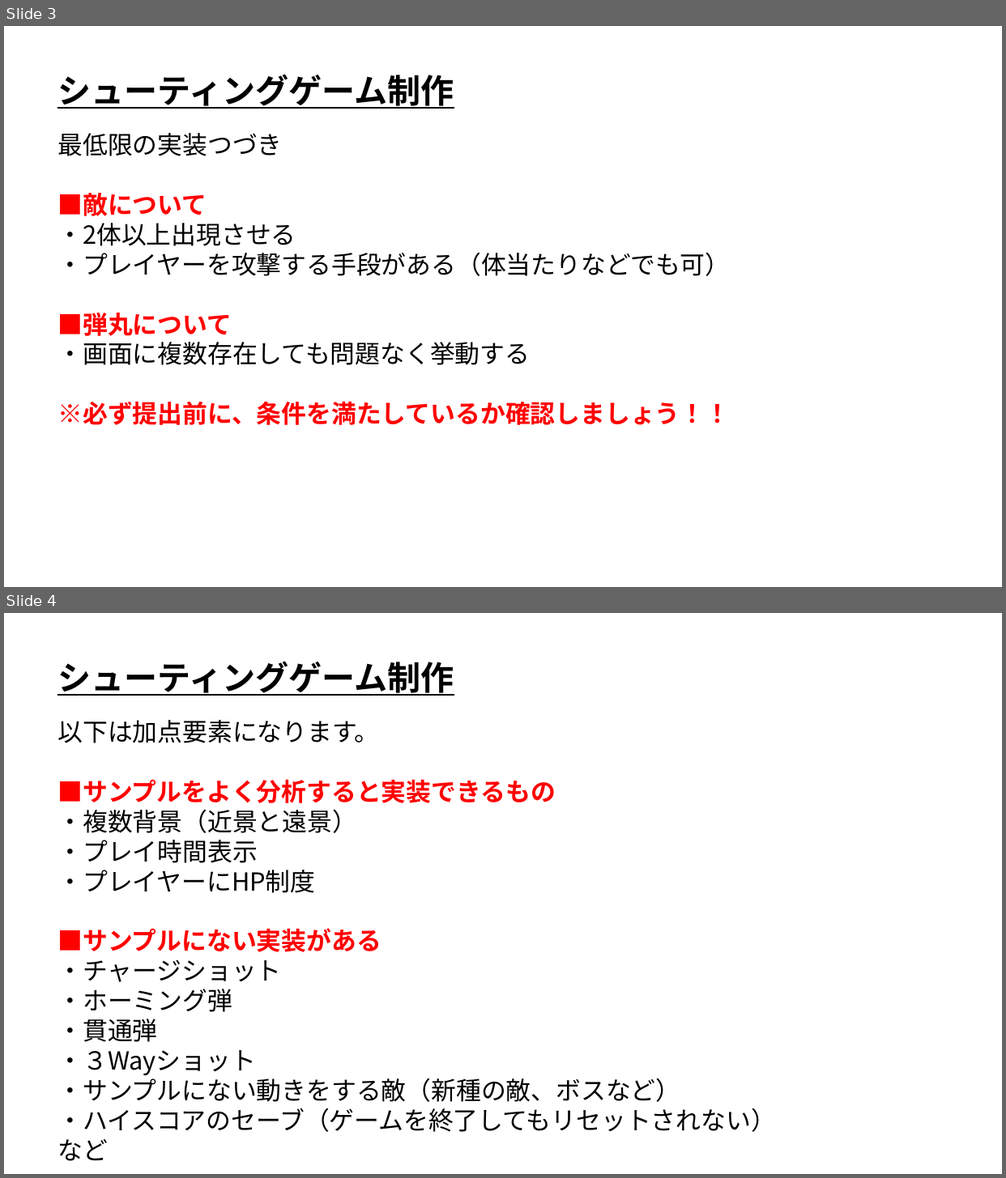
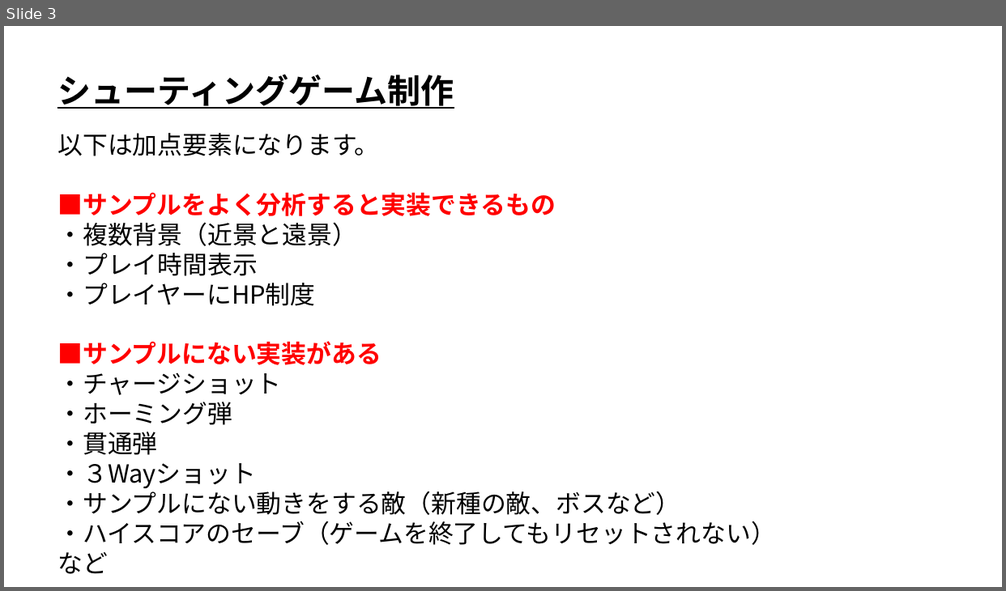
Before and after one commit to ArakiYusuke-Ohara/Textbook, a slide deck: ゲーム科1年/00_前期/ゲームプログラミングⅡ/05_シューティングゲーム制作.pptx. Shown one above the other, each under a label of ours: slides 3 and 4 before the commit, slide 3 after it. The pictures are 1006x1178 and 1006x591 pixels, drawn with LibreOffice and Linux fonts; fonts in the diff are those of the drawing. Boxes give left, top, right and bottom in pixels: in the first picture for what was removed or moved away, otherwise in the second. Text is boxed around its words. In the diff, an @@ line names an element or a change of style, - is before the commit and + after.

```diff
--- a/ゲーム科1年/00_前期/ゲームプログラミングⅡ/05_シューティングゲーム制作.pptx
+++ b/ゲーム科1年/00_前期/ゲームプログラミングⅡ/05_シューティングゲーム制作.pptx
@@ slide 3 removed at (x1=4, y1=26, x2=1002, y2=587), background #FFFFFF @@
@@ text removed at (x1=57, y1=74, x2=454, y2=109) @@
-シューティングゲーム制作
@@ text removed at (x1=57, y1=133, x2=730, y2=425) @@
-最低限の実装つづき
-■敵について
-・2体以上出現させる
-・プレイヤーを攻撃する手段がある（体当たりなどでも可）
-■弾丸について
-・画面に複数存在しても問題なく挙動する
-※必ず提出前に、条件を満たしているか確認しましょう！！
@@ what was slide 4 is now slide 3 @@
```
Also in this commit, not shown: 2 slides changed, 1 slide added, 1 other file.
